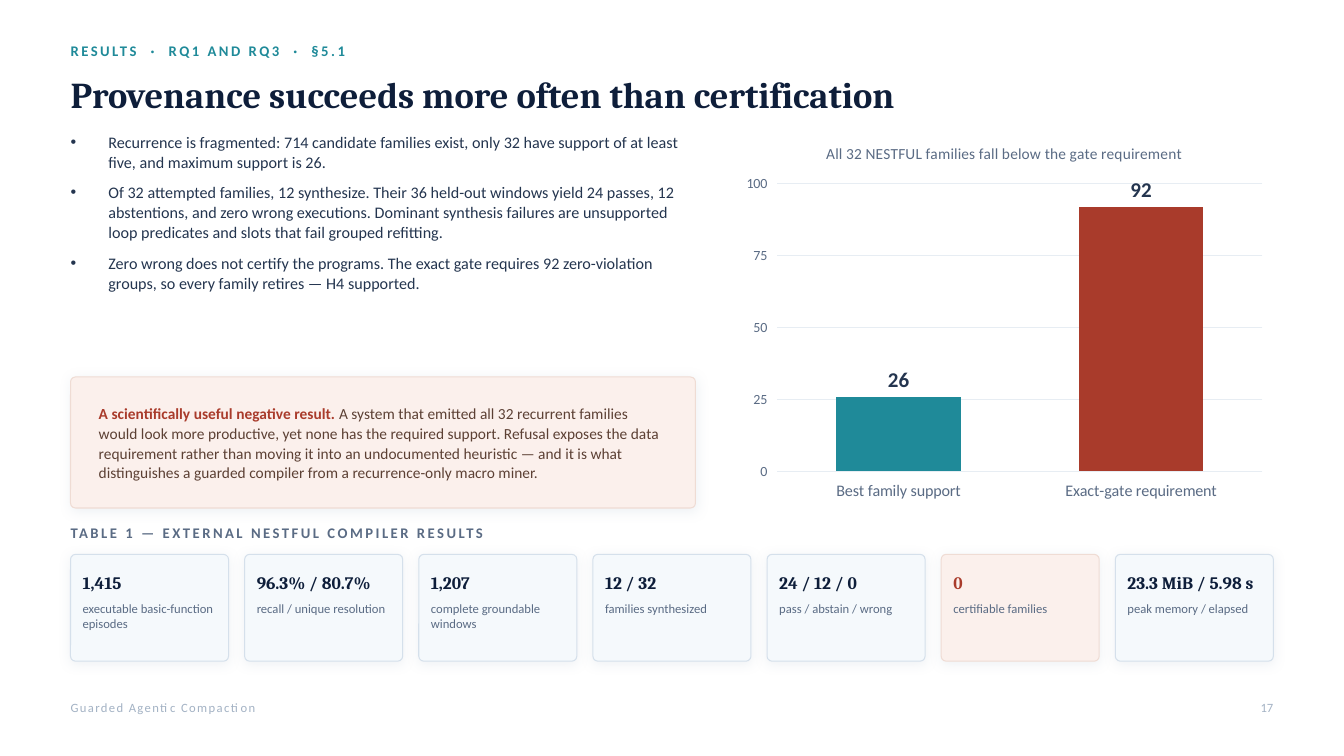
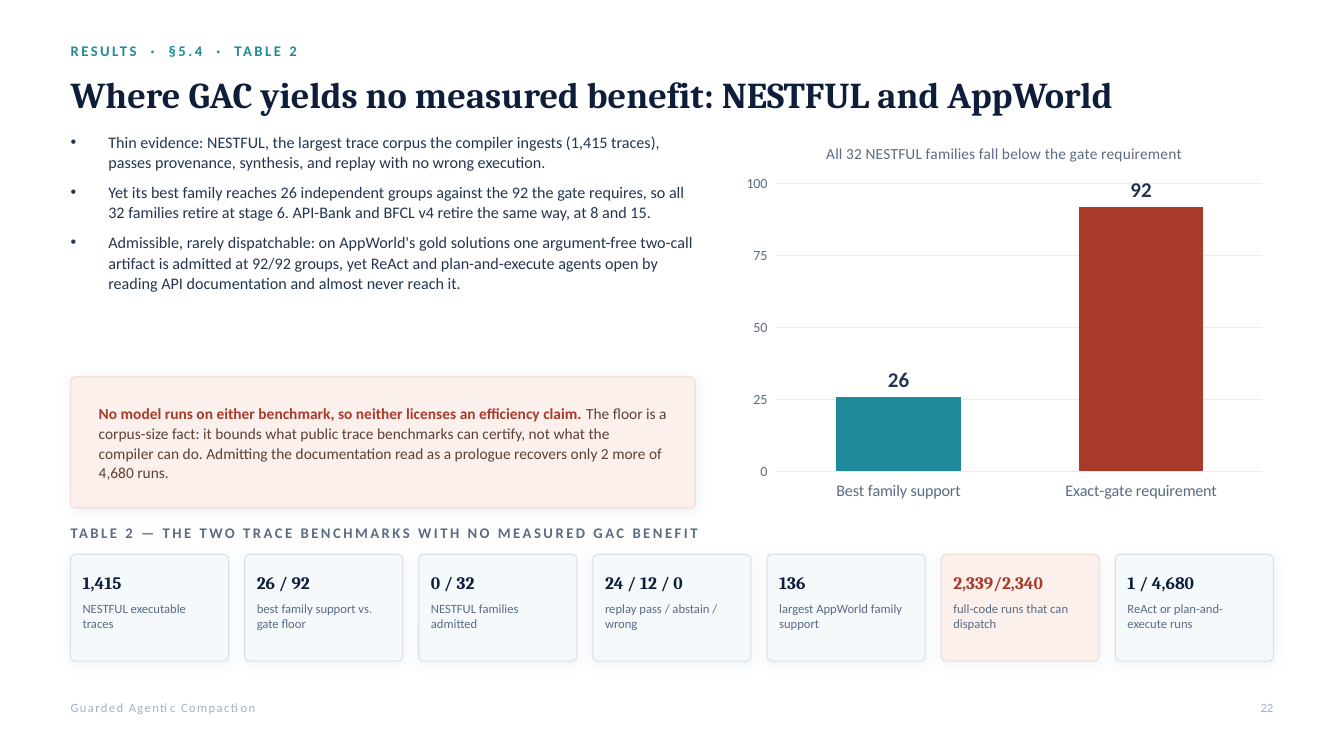
Before and after one commit to rrahimi-uci/guarded-agentic-compaction, a slide deck: slide 22 of paper/slides/GAC-seminar.pptx (slide 17 before the commit). Drawn at 1344x756 pixels with LibreOffice and Linux fonts; fonts in the diff are those of the drawing. Boxes give left, top, right and bottom in pixels: in the first picture for what was removed or moved away, otherwise in the second. Text is boxed around its words. In the diff, an @@ line names an element or a change of style, - is before the commit and + after.

```diff
--- a/paper/slides/GAC-seminar.pptx
+++ b/paper/slides/GAC-seminar.pptx
@@ text at box(178, 46, 296, 56): text changed @@
-RESULTS · RQ1 AND RQ3 · §5.1
+RESULTS · §5.4 · TABLE 2
@@ text at box(71, 82, 1112, 116): text changed @@
-Provenance succeeds more often than certification
+Where GAC yields no measured benefit: NESTFUL and AppWorld
@@ text at box(108, 136, 692, 292): text changed @@
-• Recurrence is fragmented: 714 candidate families exist, only 32 have support of at least five, and maximum support is 26.
-• Of 32 attempted families, 12 synthesize. Their 36 held-out windows yield 24 passes, 12 abstentions, and zero wrong executions. Dominant synthesis failures are unsupported loop predicates and slots that fail grouped refitting.
-• Zero wrong does not certify the programs. The exact gate requires 92 zero-violation groups, so every family retires — H4 supported.
+• Thin evidence: NESTFUL, the largest trace corpus the compiler ingests (1,415 traces), passes provenance, synthesis, and replay with no wrong execution.
+• Yet its best family reaches 26 independent groups against the 92 the gate requires, so all 32 families retire at stage 6. API-Bank and BFCL v4 retire the same way, at 8 and 15.
+• Admissible, rarely dispatchable: on AppWorld's gold solutions one argument-free two-call artifact is admitted at 92/92 groups, yet ReAct and plan-and-execute agents open by reading API documentation and almost never reach it.
@@ text at box(99, 408, 666, 480): text changed @@
-A scientifically useful negative result. A system that emitted all 32 recurrent families would look more productive, yet none has the required support. Refusal exposes the data requirement rather than moving it into an undocumented heuristic — and it is what distinguishes a guarded compiler from a recurrence-only macro miner.
+No model runs on either benchmark, so neither licenses an efficiency claim. The floor is a corpus-size fact: it bounds what public trace benchmarks can certify, not what the compiler can do. Admitting the documentation read as a prologue recovers only 2 more of 4,680 runs.
@@ text at box(125, 528, 132, 538): text changed @@
-TABLE 1 — EXTERNAL NESTFUL COMPILER RESULTS
+TABLE 2 — THE TWO TRACE BENCHMARKS WITH NO MEASURED GAC BENEFIT
@@ text at box(257, 577, 310, 589): text changed @@
-96.3% / 80.7%
+26 / 92
@@ text at box(431, 577, 475, 589): text changed @@
-1,207
+0 / 32
@@ text at box(605, 577, 682, 589): text changed @@
-12 / 32
+24 / 12 / 0
@@ text at box(779, 577, 805, 589): text changed @@
-24 / 12 / 0
+136
@@ text at box(953, 577, 1043, 592): text changed @@
-0
+2,339/2,340
@@ text at box(1127, 577, 1194, 592): text changed @@
-23.3 MiB / 5.98 s
+1 / 4,680
@@ text at box(83, 604, 186, 628): text changed @@
-executable basic-function episodes
+NESTFUL executable traces
@@ text at box(257, 604, 372, 630): text changed @@
-recall / unique resolution
+best family support vs. gate floor
@@ text at box(431, 604, 519, 628): text changed @@
-complete groundable windows
+NESTFUL families admitted
@@ text at box(605, 604, 709, 630): text changed @@
-families synthesized
+replay pass / abstain / wrong
@@ text at box(779, 604, 902, 630): text changed @@
-pass / abstain / wrong
+largest AppWorld family support
@@ text at box(953, 604, 1068, 630): text changed @@
-certifiable families
+full-code runs that can dispatch
@@ text at box(1127, 604, 1223, 628): text changed @@
-peak memory / elapsed
+ReAct or plan-and-execute runs
```
Also in this commit, not shown: 20 other slides changed, 2 slides added, 1 slide removed, 15 other files.
